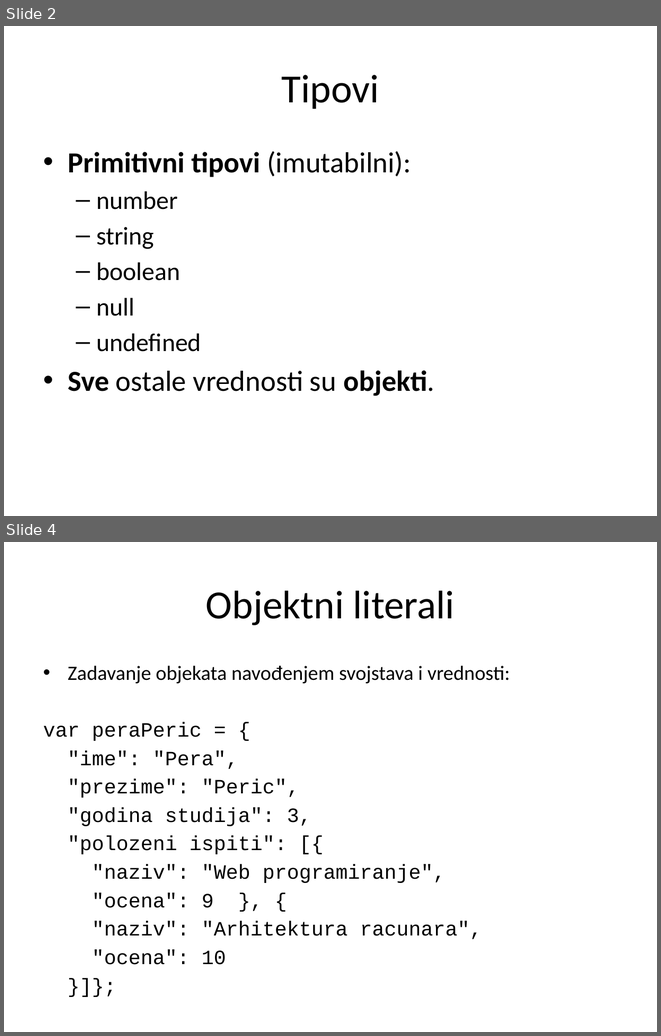
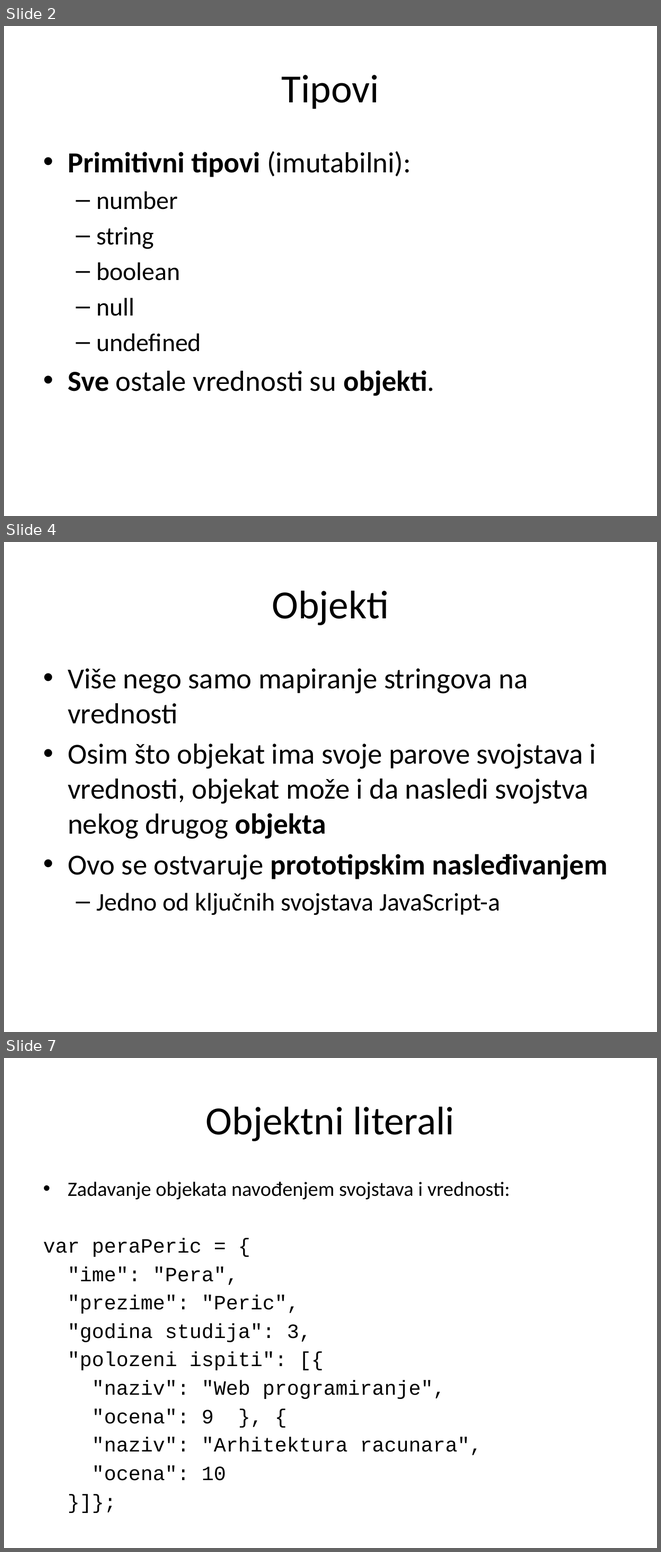
Before and after one commit to StefanAndjelic/2016, a slide deck: JavaScript/01_Objekti/JavaScript_01_Objekti.pptx. Shown one above the other, each under a label of ours: slides 2 and 4 before the commit, slides 2, 4 and 7 after it; the slides between them are not shown. The pictures are 661x1036 and 661x1552 pixels, drawn with LibreOffice and Linux fonts; fonts in the diff are those of the drawing. Boxes give left, top, right and bottom in pixels: in the first picture for what was removed or moved away, otherwise in the second. Text is boxed around its words. In the diff, an @@ line names an element or a change of style, - is before the commit and + after.

Commit message:
JavaScript Objekti

```diff
--- a/JavaScript/01_Objekti/JavaScript_01_Objekti.pptx
+++ b/JavaScript/01_Objekti/JavaScript_01_Objekti.pptx
@@ slide 4 added at (4, 542, 657, 1032), background #FFFFFF @@
@@ title added at (272, 590, 389, 625), 44 pt, text #000000 @@
+Objekti
@@ text added at (68, 668, 607, 915), 32 pt, text #000000 @@
+• Više nego samo mapiranje stringova na vrednosti
+• Osim što objekat ima svoje parove svojstava i vrednosti, objekat može i da nasledi svojstva nekog drugog objekta
+• Ovo se ostvaruje prototipskim nasleđivanjem
+  – Jedno od ključnih svojstava JavaScript-a
@@ what was slide 4 is now slide 7 @@
```
Also in this commit, not shown: 5 slides changed, 24 other slides added, 1 slide removed, 2 other files.
